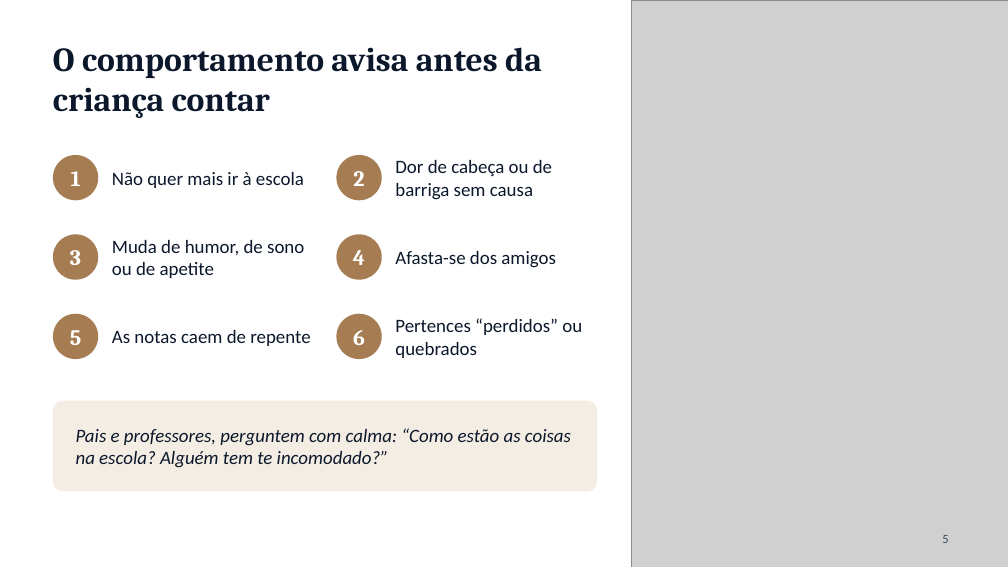
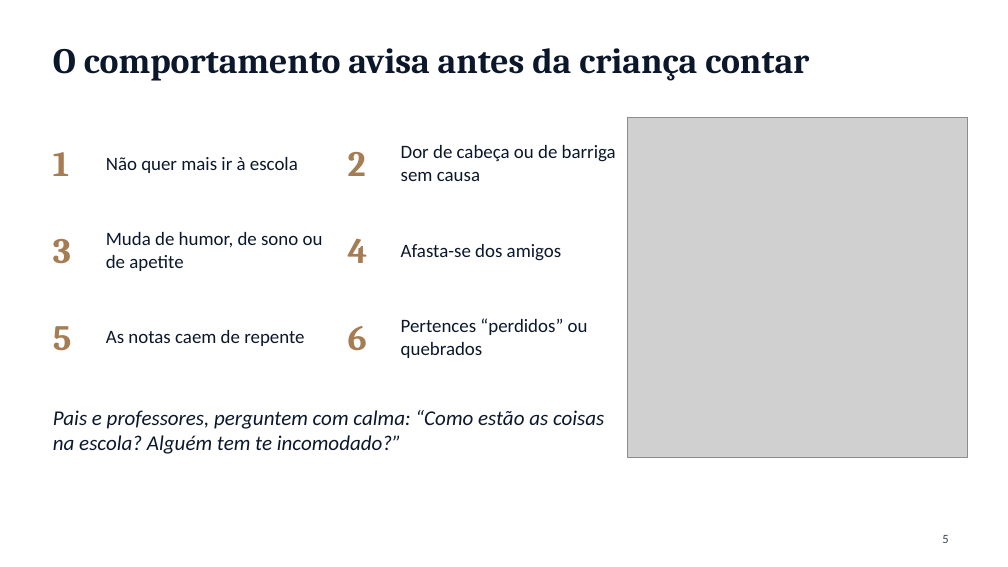
Before and after one commit to ebarroso12/ocorpoexplica, a slide deck: slide 5 of apresentacoes/bullying-saude-mental-escola.pptx. Drawn at 1008x567 pixels with LibreOffice and Linux fonts; fonts in the diff are those of the drawing; grey boxes stand for pictures; background and template pictures are left out. Boxes give left, top, right and bottom in pixels: in the first picture for what was removed or moved away, otherwise in the second. Text is boxed around its words. In the diff, an @@ line names an element or a change of style, - is before the commit and + after.

```diff
--- a/apresentacoes/bullying-saude-mental-escola.pptx
+++ b/apresentacoes/bullying-saude-mental-escola.pptx
@@ title "O comportamento avisa antes da ..." at [53,48,809,81]: size 32 to 34 pt @@
@@ picture: place and size @@
-picture at [631,0,1008,567]
+picture at [628,117,968,457]
@@ text "1": place and size @@
-text "1" at [71,171,81,186]
+text "1" at [53,152,69,176]
@@ text "Não quer mais ir à ...": place and size @@
-text "Não quer mais ir à ..." at [112,172,304,188]
+text "Não quer mais ir à ..." at [106,157,298,173]
@@ size 21 to 34 pt, text colour #FFFFFF to #A67C52; alignment centre to left in 6 elements at [53,326,72,351], [348,326,367,350], [53,239,71,264], [348,238,368,263], [53,152,69,176], [348,152,366,176] @@
@@ text "2": place and size @@
-text "2" at [353,171,364,186]
+text "2" at [348,152,366,176]
@@ text "Dor de cabeça ou de ..." rewrapped from [395,160,552,200] to [401,145,616,181] @@
@@ ellipse removed at [53,155,98,200] @@
@@ ellipse removed at [337,155,382,200] @@
@@ text "3": place and size @@
-text "3" at [70,250,81,265]
+text "3" at [53,239,71,264]
@@ ellipse removed at [53,234,98,280] @@
@@ text "Muda de humor, de sono ..." rewrapped from [112,240,304,278] to [106,232,323,271] @@
@@ ellipse removed at [337,234,382,280] @@
@@ text "4": place and size @@
-text "4" at [353,250,365,265]
+text "4" at [348,238,368,263]
@@ text "Afasta-se dos amigos": place and size @@
-text "Afasta-se dos amigos" at [395,251,556,268]
+text "Afasta-se dos amigos" at [401,244,562,261]
@@ text "5": place and size @@
-text "5" at [70,330,81,345]
+text "5" at [53,326,72,351]
@@ ellipse removed at [53,314,98,359] @@
@@ text "As notas caem de repente": place and size @@
-text "As notas caem de repente" at [112,330,310,346]
+text "As notas caem de repente" at [106,330,304,346]
@@ ellipse removed at [337,314,382,359] @@
@@ text "Pertences “perdidos” ou quebrados": place and size @@
-text "Pertences “perdidos” ou quebrados" at [395,318,582,358]
+text "Pertences “perdidos” ou quebrados" at [401,318,588,358]
@@ text "Pais e professores, perguntem com ...": place and size @@
-text "Pais e professores, perguntem com ..." at [76,428,571,468]
+text "Pais e professores, perguntem com ..." at [53,410,604,454]
@@ text "Pais e professores, perguntem com ..." at [53,410,604,454]: size 18 to 20 pt; vertical alignment middle to top @@
@@ rounded rectangle removed at [53,401,597,492] @@
```
Also in this commit, not shown: 12 other slides changed, 8 other files.
